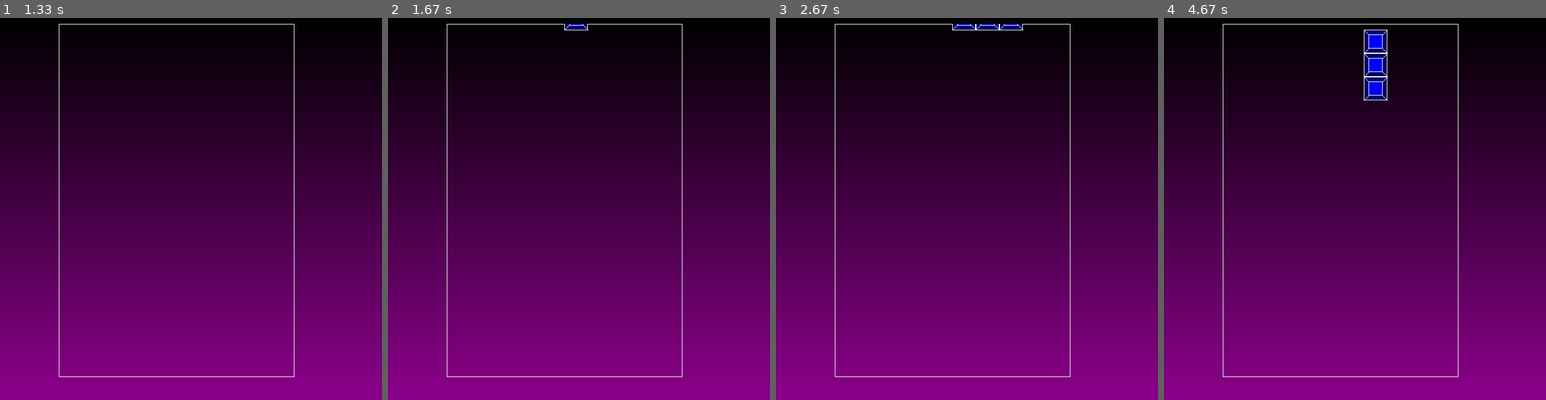
Above: before the commit, frames 1-4 (left to right).
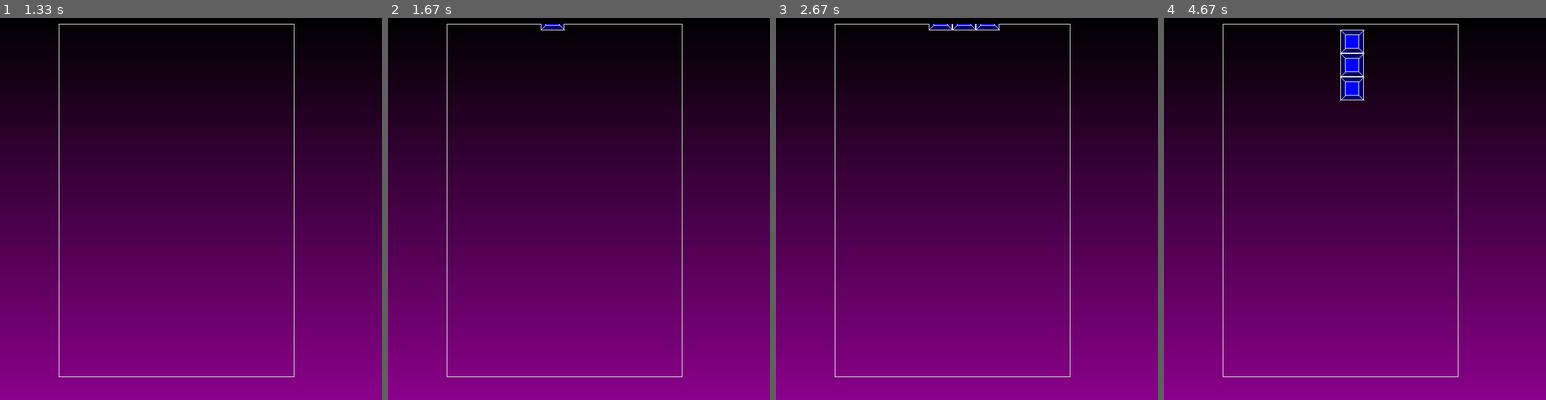
Above: after the commit, the same moments.

Repository: AlekseyKokovin/pygame-project
Game: pygame game, started from field.py
The game is run twice, just before and just after one commit, with the same random seed, the same clock (stepped at 60 frames per second) and the same inputs.
Inputs (mouse positions are in pixels of both pictures, inside the frame that each line leads up to):
- Up to frame 1 (1.33 s): click "И̲г̲р̲а̲т̲ь̲" at 0.38 s; hold Left 0.67-1.2 s; move the mouse to (183, 254) at 0.7 s; hold Left from 1.23 s (still down)
- Up to frame 2 (1.67 s): keep holding Left
- Up to frame 3 (2.67 s): release Left at 1.7 s; hold Up 1.73-2.1 s; hold Right from 2.13 s (still down)
- Up to frame 4 (4.67 s): release Right at 2.77 s; hold Left 2.8-3.27 s; hold Right 3.3-3.77 s; hold Up 3.8-4.1 s; hold Right 4.13-4.6 s; hold Left from 4.63 s (still down)

Frame 1 is identical in both runs. In frame 2, 0.2% of the frame differs, in the area x 40-53%, y 1-4%; in frame 3, 0.2%; in frame 4, 2.3%, in the area x 46-59%, y 3-22%.

Commit message:
осталось исправить только ошибку с блоками

Diff:
--- a/field.py
+++ b/field.py
@@ -64,12 +64,24 @@
                 board.board[i][j].need_delete = True
                 board.board[i][j] = 0
 
-    def rotate_left(self):
-        for i in range(3):
-            self.rotate_right()
+    def can_rotate_figure(self):
+        new_figure = list(zip(*self.figure[::-1]))
+        for y, row in enumerate(new_figure):
+            for x, block in enumerate(row):
+                if block:
+                    new_x = self.figure_blocks[0].coord_x() + x
+                    new_y = self.figure_blocks[0].coord_y() + y
+                    if new_x < 0 or new_x >= board_x or new_y >= board_y:
+                        return False
+                    try:
+                        if board.board[new_y][new_x] != 0:
+                            return False
+                    except IndexError:
+                        return False
+        return True
 
     def rotate_right(self):
-        if self.can_rotate:
+        if self.can_rotate and self.can_rotate_figure():
             for y, row in enumerate(self.figure):
                 for x, block in enumerate(row):
                     if block:
@@ -120,6 +132,8 @@
             for j in i:
                 if j != 0:
                     try:
+                        if j.coord_x() + 1 >= board_x:
+                            raise IndexError
                         if board.board[j.coord_y()][j.coord_x() + 1] != 0:
                             can_do = False
                     except IndexError:
@@ -207,10 +221,10 @@
 
 
 def form_choice(x):
-    for_choice = ['i']
-    if 1 <= x <= board_x - 1:
+    for_choice = []
+    if x <= board_x - 3:
+        for_choice.append('i')
         for_choice.append('t')
-    if x <= board_x - 1:
         for_choice.append('o')
         for_choice.append('l')
         for_choice.append('z')
@@ -231,43 +245,61 @@
     'l': [(0, 5, 0), (0, 6, 0), (0, 7, 8)],
     'o': [(0, 1, 2), (0, 3, 4), (0, 0, 0)]
 }
+
+
+def check_game_end():
+    for block in board.board[0]:
+        if block:
+            return True
+    return False
+
+
 if __name__ == '__main__':
     pygame.init()
     size = width, height = 650, 650
     music = screen = pygame.display.set_mode(size)
-    a = start_screen(screen, width, height)
-    if a:
+
+    running = True
+    while running:
+        a = start_screen(screen, width, height)
+        if not a:
+            break
+
         x_and_y, play_songs, volume = a
         if play_songs:
             current_song_index = 0
             pygame.mixer.music.load(f"Music/music{play_songs[current_song_index]}.mp3")
             pygame.mixer.music.set_volume(volume)
             pygame.mixer.music.play(-1)
-            pygame.mixer.music.play()
+
         board_x, board_y = x_and_y
         board = Board(board_x, board_y)
-        current_song_index = 0
         clock = pygame.time.Clock()
-        running = True
         figures = []
         all_blocks = []
-        x = random.choice(range(0, board_x))
+
+        x = random.choice(range(0, board_x - 2))
         for_choice = form_choice(x)
         a = figure(random.choice(list(colors.keys())), x, 0, random.choice(for_choice))
         figures.append(a)
-        while running:
+
+        game_over = False
+        while not game_over:
             for event in pygame.event.get():
                 if event.type == pygame.QUIT:
                     running = False
+                    game_over = True
                 if event.type == pygame.KEYDOWN:
                     if event.key == pygame.K_ESCAPE:
                         running = False
+                        game_over = True
                     if event.key == pygame.K_UP:
                         a.rotate_right()
                     if event.key == pygame.K_RIGHT:
                         a.right()
                     if event.key == pygame.K_LEFT:
                         a.left()
+
             color_start = pygame.Color('Black')
             color_end = (139, 0, 139)
             for y in range(height):
@@ -275,19 +307,32 @@
                 g = int((color_end[1] - color_start[1]) * (y / height) + color_start[1])
                 b = int((color_end[2] - color_start[2]) * (y / height) + color_start[2])
                 pygame.draw.rect(screen, (r, g, b), pygame.Rect(0, y, width, 1))
+
             board.render(screen)
+
             if not a.can_move:
-                x = random.choice(range(0, board_x))
+                x = random.choice(range(0, board_x - 2))
                 for_choice = form_choice(x)
                 a = figure(random.choice(list(colors.keys())), x, 0, random.choice(for_choice))
                 figures.append(a)
+
+                if check_game_end():
+                    game_over = True
+                    break
+
             for elem in figures:
                 elem.update()
+
             if not pygame.mixer.music.get_busy() and play_songs:
                 current_song_index = (current_song_index + 1) % len(play_songs)
                 pygame.mixer.music.load(f"Music/music{play_songs[current_song_index]}.mp3")
                 pygame.mixer.music.set_volume(volume)
                 pygame.mixer.music.play(-1)
-                pygame.mixer.music.play()
+
             update_all_blocks()
             pygame.display.flip()
+
+        if not running:
+            break
+
+pygame.quit()
